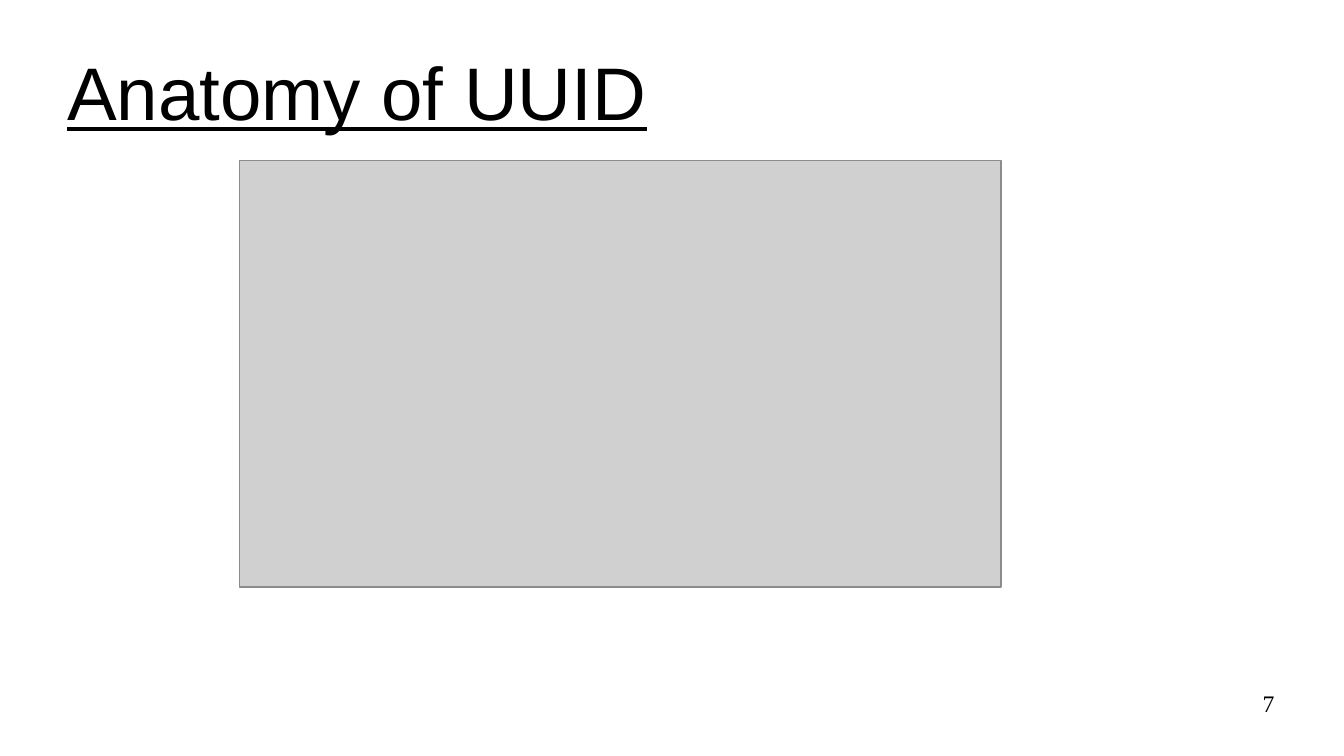
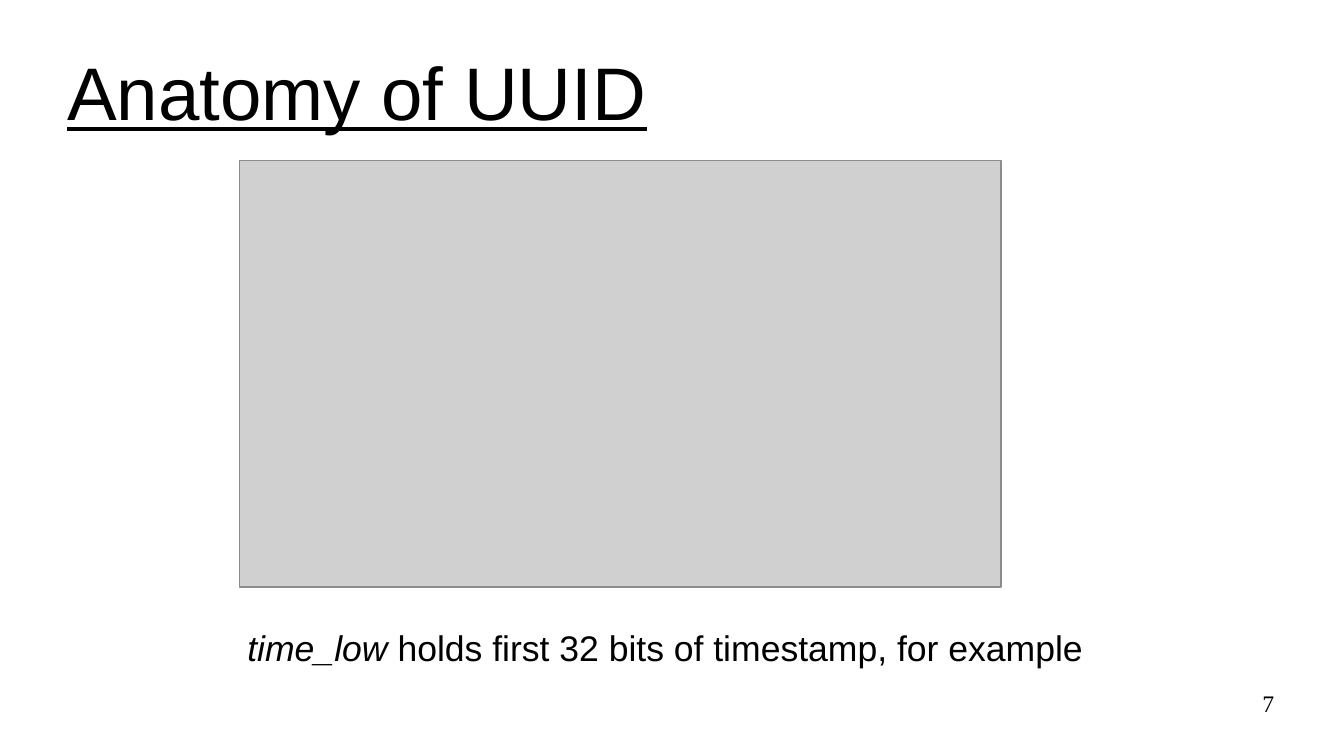
Before and after one commit to UVADS/distributed_computing, a slide deck: slide 7 of 03_dataframes_and_spark_sql/design_unique_id_generator.ppt. Drawn at 1344x756 pixels with LibreOffice and Linux fonts; fonts in the diff are those of the drawing; grey boxes stand for pictures. Boxes give left, top, right and bottom in pixels: in the first picture for what was removed or moved away, otherwise in the second. Text is boxed around its words. In the diff, an @@ line names an element or a change of style, - is before the commit and + after.

```diff
--- a/03_dataframes_and_spark_sql/design_unique_id_generator.ppt
+++ b/03_dataframes_and_spark_sql/design_unique_id_generator.ppt
@@ text added at box(247, 635, 1082, 669), 21 pt, text #000000 @@
+time_low holds first 32 bits of timestamp, for example
```
Also in this commit, not shown: 3 other slides changed, 1 other file.
